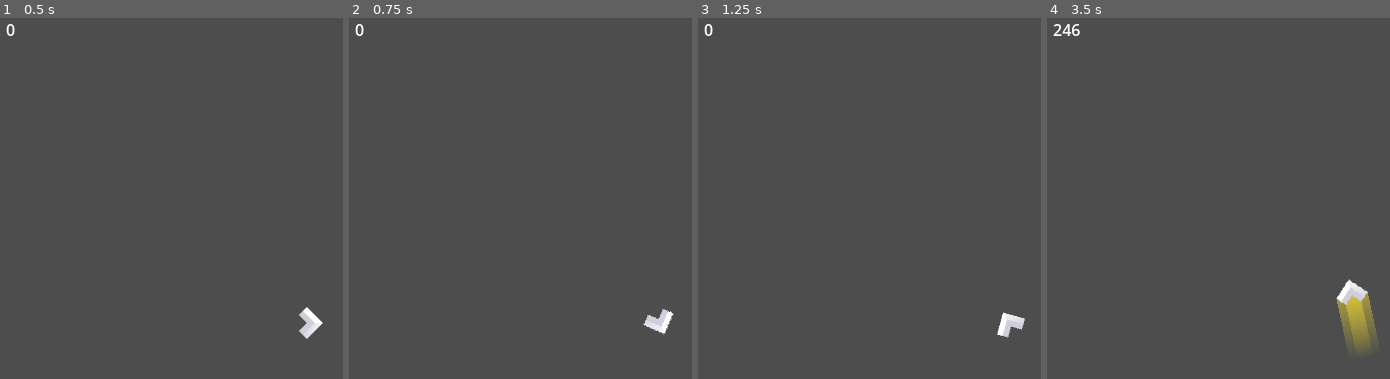
Above: before the commit, frames 1-4 (left to right).
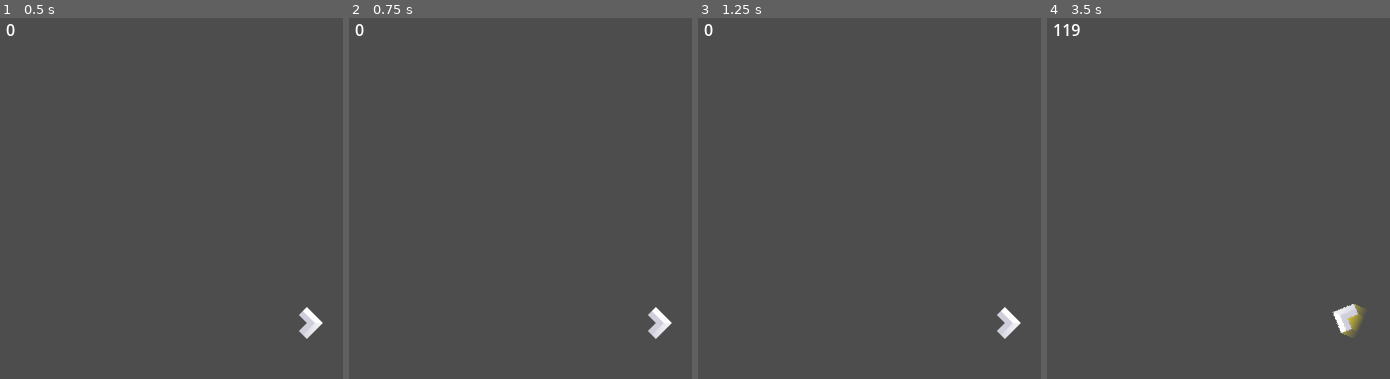
Above: after the commit, the same moments.

Repository: williamthome/backspace
Game: Godot game, scene res://scene/level/main/main_level.tscn
Same seed, same stepped clock (60 frames per second), same inputs: the game is played once before the commit and once after it.
Inputs:
- Up to frame 1 (0.5 s): no input
- Up to frame 2 (0.75 s): tap Enter at 0.5 s; hold Right (rotate_right) from 0.53 s (still down); hold Down (decelerate) from 0.53 s (still down)
- Up to frame 3 (1.25 s): keep holding Right (rotate_right); keep holding Down (decelerate)
- Up to frame 4 (3.5 s): release Right (rotate_right) at 1.28 s; release Down (decelerate) at 1.28 s; hold Left (rotate_left) 1.28-2.03 s; tap Down (decelerate) at 1.35, 2.85 s; hold Right (rotate_right) 2.03-2.78 s; hold Down (decelerate) 2.03-2.78 s; hold Up (accelerate) from 2.78 s (still down)

Frame 1 is identical in both runs. In frame 2, 0.4% of the frame differs, in the area x 85-95%, y 80-89%; in frame 3, 0.3%; in frame 4, 1.7%, in the area x 1-97%, y 1-93%.

Commit message:
feat: change player movement strategy

Diff:
--- a/scene/player/player.gd
+++ b/scene/player/player.gd
@@ -3,54 +3,88 @@
 signal speed_changed
 
 @export var max_speed = 500
-@export var acceleration = 500
-@export var deceleration = 500
+@export var acceleration = 300
+@export var deceleration = 300
 @export var friction = 100
-@export var rotation_speed = 6
+@export var rotation_speed = 4
 
 var speed = 0:
 	set(value):
-		if (speed == value):
-			return
+		if speed == value: return
 		speed = value
 		speed_changed.emit(speed)
 
-var accelerating = false
+var accelerate_str: float = 0.0
+var decelerate_str: float = 0.0
+var rotate_left_str: float = 0.0
+var rotate_right_str: float = 0.0
+var velocity_str: float = 0.0
+var rotation_str: float = 0.0
 
 
-# Called when the node enters the scene tree for the first time.
-func _ready():
-	pass # Replace with function body.
+func _unhandled_key_input(event: InputEvent) -> void:
+	if event.is_action("accelerate"):
+		if event.is_pressed():
+			accelerate_str = event.get_action_strength("accelerate")
+		else:
+			accelerate_str = 0
+		recalculate_velocity_str()
+	elif event.is_action("decelerate"):
+		if event.is_pressed():
+			decelerate_str = event.get_action_strength("decelerate")
+		else:
+			decelerate_str = 0
+		recalculate_velocity_str()
+	elif event.is_action("rotate_left"):
+		if event.is_pressed():
+			rotate_left_str = event.get_action_strength("rotate_left")
+		else:
+			rotate_left_str = 0
+		recalculate_rotation_str()
+	elif event.is_action("rotate_right"):
+		if event.is_pressed():
+			rotate_right_str = event.get_action_strength("rotate_right")
+		else:
+			rotate_right_str = 0
+		recalculate_rotation_str()
 
 
-# Called every frame. 'delta' is the elapsed time since the previous frame.
-func _process(delta):
-	var accelerate_str = Input.get_action_strength("accelerate")
-	var decelerate_str = Input.get_action_strength("decelerate")
-	var rotate_left_str = Input.get_action_strength("rotate_left")
-	var rotate_right_str = Input.get_action_strength("rotate_right")
+func recalculate_velocity_str() -> void:
+	velocity_str = accelerate_str - decelerate_str
 
-	var velocity_str = accelerate_str - decelerate_str
-	var rotation_str = rotate_right_str - rotate_left_str
-	var direction = Vector2(cos(rotation), sin(rotation))
+
+func recalculate_rotation_str() -> void:
+	rotation_str = rotate_right_str - rotate_left_str
+
+
+func _physics_process(delta):
+	if speed == 0 and velocity_str and rotation_str:
+		return
+
+	var move_started = false
 
 	if velocity_str == 0:
 		speed = max(0, speed - (delta * friction))
-		if accelerating:
-			$AnimationPlayer.play_backwards("accelerate")
-		accelerating = false
 	elif velocity_str > 0:
+		move_started = speed == 0
 		speed = max(0, min(max_speed, speed + ((acceleration - friction) * velocity_str * delta)))
-		if not accelerating:
-			$AnimationPlayer.play("accelerate")
-		accelerating = true
 	elif velocity_str < 0:
 		speed = max(0, speed - ((deceleration - friction) * delta))
-		if accelerating:
-			$AnimationPlayer.play_backwards("accelerate")
-		accelerating = false
 
-	velocity = direction * speed
 	rotation += rotation_str * rotation_speed * delta
 
+	var direction = Vector2(cos(rotation), sin(rotation))
+	velocity = direction * speed
+
 	move_and_slide()
+	animate(move_started)
+
+
+func animate(move_started: bool) -> void:
+	if move_started:
+		$AnimationPlayer.play("accelerate")
+	elif speed > 0:
+		var seconds = (speed / max_speed) * $AnimationPlayer.current_animation_length
+		$AnimationPlayer.seek(seconds, true)
+	else:
+		$AnimationPlayer.stop()
